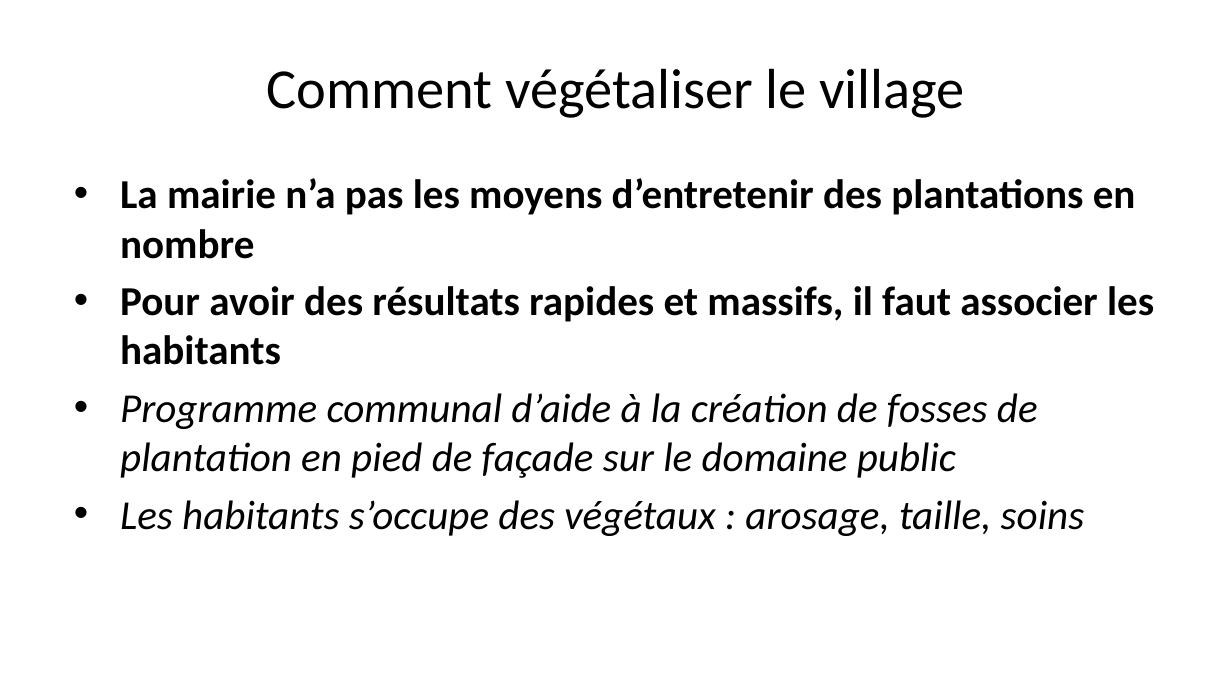
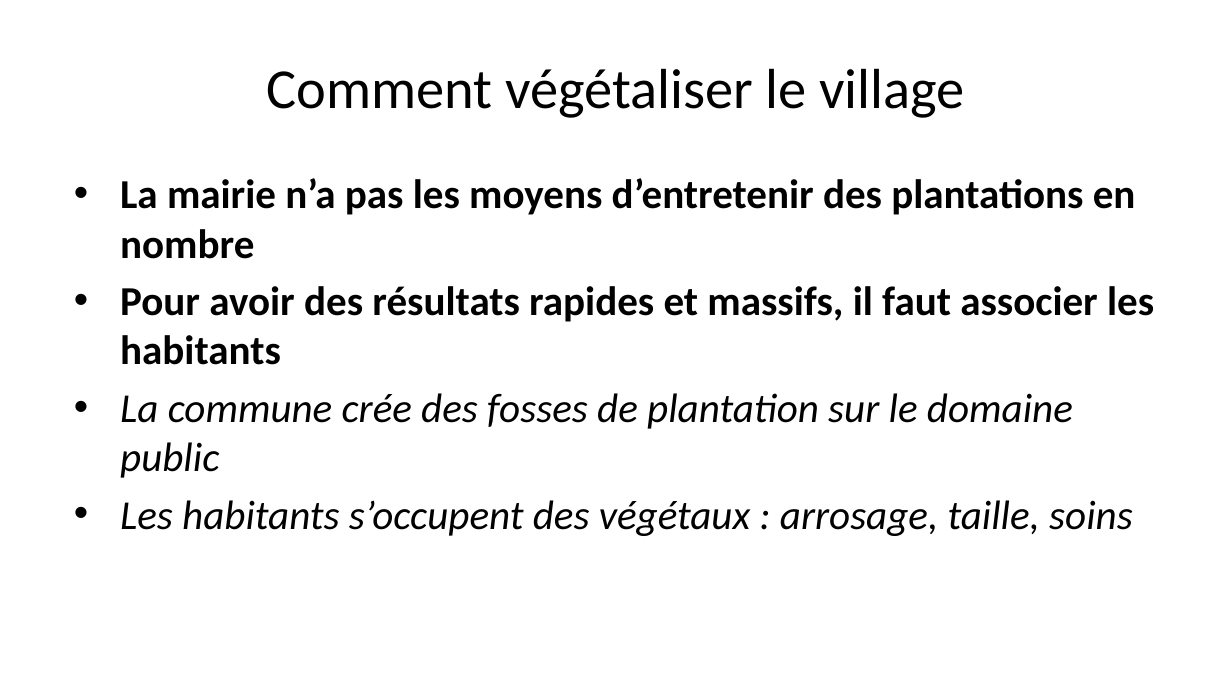
Before and after one commit to Bertrand82/vegetalisation_m2q, a slide deck: slide 3 of presentation.pptx. Drawn at 1232x693 pixels with LibreOffice and Linux fonts; fonts in the diff are those of the drawing. Boxes give left, top, right and bottom in pixels: in the first picture for what was removed or moved away, otherwise in the second. Text is boxed around its words. In the diff, an @@ line names an element or a change of style, - is before the commit and + after.

```diff
--- a/presentation.pptx
+++ b/presentation.pptx
@@ text at bbox=[120, 393, 1133, 536]: text changed @@
-• Programme communal d’aide à la création de fosses de plantation en pied de façade sur le domaine public
-• Les habitants s’occupe des végétaux : arosage, taille, soins
+• La commune crée des fosses de plantation sur le domaine public
+• Les habitants s’occupent des végétaux : arrosage, taille, soins
```
Also in this commit, not shown: 6 other files.
